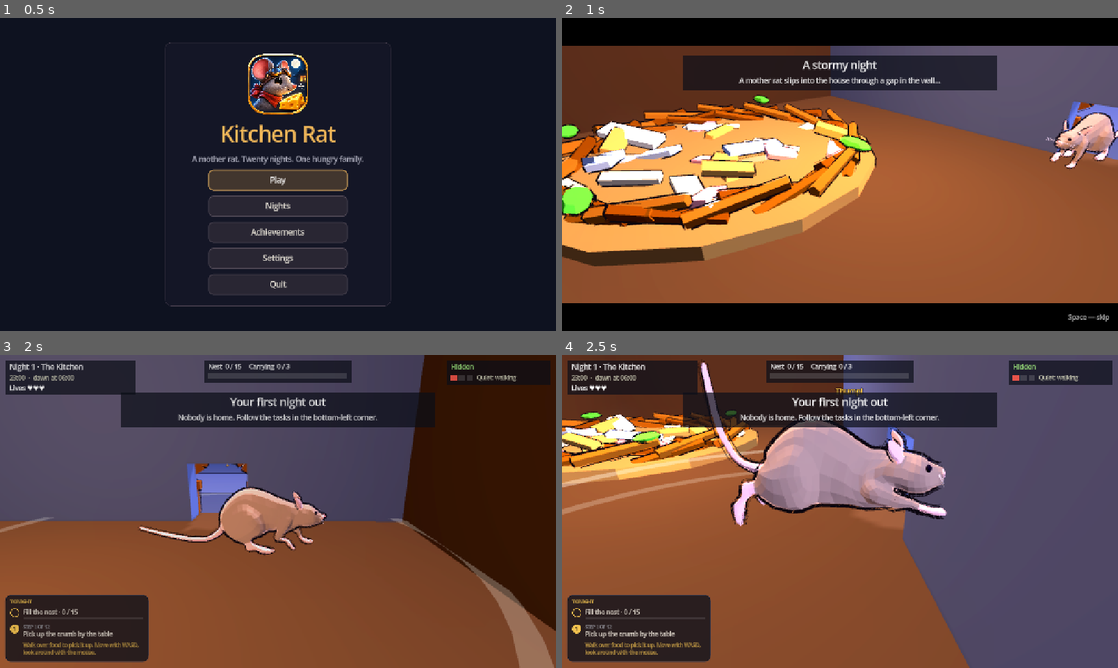
Above: before the commit, frames 1-4 (two rows, left to right).
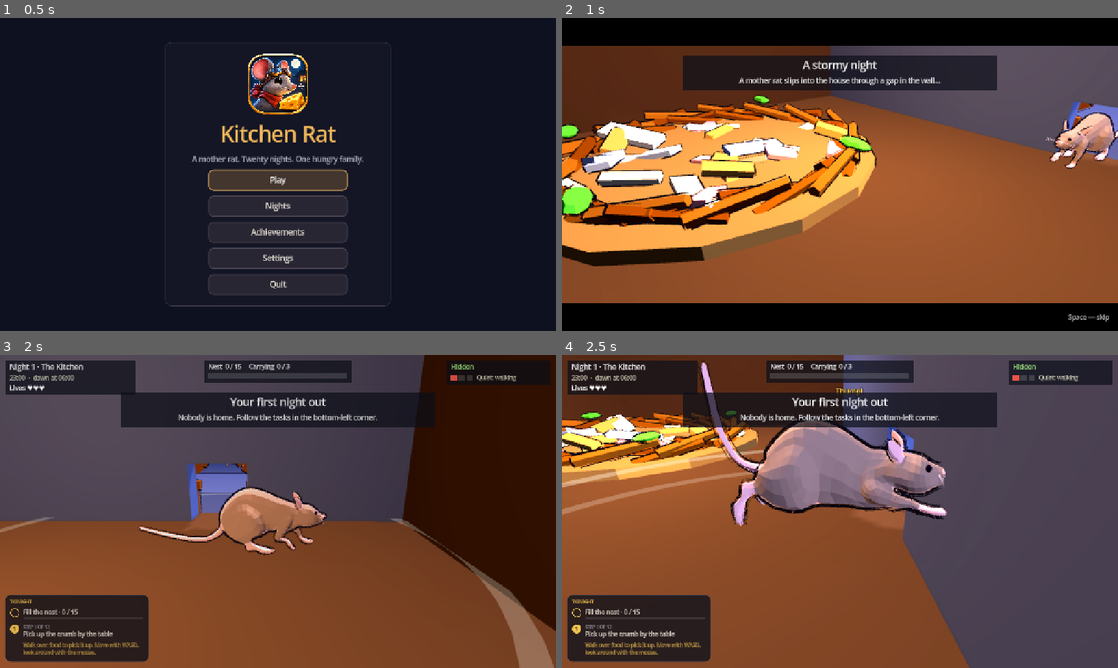
Above: after the commit, the same moments.

Repository: SergeyChere/kitchen-rat
Game: Godot game, scene res://scenes/main.tscn
The game is run twice, just before and just after one commit, with the same random seed, the same clock (stepped at 60 frames per second) and the same inputs.
Inputs (mouse positions are in pixels of both pictures, inside the frame that each line leads up to):
- Up to frame 1 (0.5 s): no input
- Up to frame 2 (1 s): click "Play" at 0.5 s
- Up to frame 3 (2 s): tap Enter (ui_accept) at 1.25 s; move the mouse to (400, 495) at 1.27 s; hold D (right) from 1.28 s (still down); hold F (push) from 1.28 s (still down); tap G (drop) at 1.35 s; click (400, 495) at 1.42 s; tap Space (jump) at 1.52 s
- Up to frame 4 (2.5 s): move the mouse to (812, 511) at 2.02 s; release D (right) at 2.03 s; release F (push) at 2.03 s; hold W (forward) from 2.03 s (still down); tap F (push) at 2.1 s; tap Space (jump) at 2.27 s; tap Shift (run) at 2.3 s

Frame 1 is identical in both runs. In frame 2, 3.9% of the frame differs, in the area x 0-100%, y 26-80%; in frame 3, 0.3%; in frame 4, 6.7%, in the area x 0-70%, y 2-55%.

Commit message:
Round 4: motivated light, ballistic climb, painted textures
Playtest: heartbeat perfect, but the room still had sourceless light, the
climb still floated and the surfaces still buzzed. Reference: It Takes Two.

Light: ambient fill cut ~40% and cooled to moon-bounce only; every night
JSON light gets a visible candle lantern at its own spot; a fake moon
shaft (two additive sheets from the window along the moons direction)
shows where the moonlight comes from, dimming with the clouds through
WindowSky; the generator also writes shaft.png, its alpha gradient.
Materials pick up a hand-dropped CC0 normal map (<name>_normal.png)
automatically - see DEMO_POLISH round 4 for the verified CC0 sets.

Climb: anticipation (a loaded crouch dip instead of the gathering creep),
a ballistic ease-out-cubic rise instead of smoothstep, snappier timing,
and a landing squash.

Textures (stylised pass): wood is visibly four planks (tone, seam, bevel,
nails), ceramic tiles get a pillow bevel, fabric weave is chunkier with
slub lines, stone speckle is blended, cardboard gets soft stains.

Tests: full local suite green; the juice spotted check no longer races
the deliberate caught slow-mo (cat starts 2.5 m away, still full chase).

Diff:
--- a/godot/scripts/level_builder.gd
+++ b/godot/scripts/level_builder.gd
@@ -306,8 +306,17 @@
 		var p := surface_props(tex_name)
 		m.roughness = float(p[0])
 		m.metallic = float(p[1])
+		_add_normal(m, tex_name)
 		return m
 	return mat(color)
+
+
+## A hand-dropped <name>_normal.png (e.g. the normal map from a CC0 PBR set) is picked up
+## automatically next to the procedural <name>.png — see docs/DEMO_POLISH.md round 4.
+static func _add_normal(m: StandardMaterial3D, tex_name: String) -> void:
+	if ResourceLoader.exists("res://assets/textures/" + tex_name + "_normal.png"):
+		m.normal_enabled = true
+		m.normal_texture = load("res://assets/textures/" + tex_name + "_normal.png") as Texture2D
 
 
 ## Give a placed model a real surface (demo polish, plan point 2): the generated texture laid over its
@@ -332,6 +341,7 @@
 			var p := surface_props(tex_name)
 			t.roughness = float(p[0])
 			t.metallic = float(p[1])
+			_add_normal(t, tex_name)
 			m.set_surface_override_material(i, t)
 
 
@@ -420,7 +430,7 @@
 	env.background_color = hex(pal.get("fog", 0x0e1220))
 	env.ambient_light_source = Environment.AMBIENT_SOURCE_COLOR
 	# soft and fairly bright, like the prototype (its hemisphere light 0x7d8fc4 × 0.75, no tone mapping)
-	env.ambient_light_color = Color(0.55, 0.57, 0.74) * 0.7 * float(pal.get("hemi", 0.8)) / 0.8  # less, so the light/shadow steps show
+	env.ambient_light_color = Color(0.5, 0.56, 0.8) * 0.42 * float(pal.get("hemi", 0.8)) / 0.8  # round 4: far less sourceless fill — the motivated sources (moon, strips, lamps) carry the room; this is only their bounce
 	env.ambient_light_energy = 1.0
 	env.fog_enabled = true
 	env.fog_light_color = hex(pal.get("fog", 0x0e1220))
@@ -459,6 +469,30 @@
 		root.add_child(pl)
 		pl.global_position = W(float(l.x), float(l.y), float(l.get("h", 60)))
 		g.flickers.append([pl, pl.light_energy, "steady"])
+		# round 4: every light gets a visible source — a little candle lantern at the light's own
+		# spot (dark base, warm glowing core), so no light in the room comes from nowhere
+		var base := MeshInstance3D.new()
+		base.name = "Candle base"
+		var bm := CylinderMesh.new()
+		bm.top_radius = 0.035
+		bm.bottom_radius = 0.05
+		bm.height = 0.025
+		base.mesh = bm
+		base.material_override = mat(hex(0x2a2320))
+		root.add_child(base)
+		base.global_position = W(float(l.x), float(l.y), float(l.get("h", 60)) - 7.0)
+		var flame := MeshInstance3D.new()
+		flame.name = "Candle glow"
+		var fm := SphereMesh.new()
+		fm.radius = 0.028
+		fm.height = 0.056
+		flame.mesh = fm
+		var fmat := StandardMaterial3D.new()
+		fmat.shading_mode = BaseMaterial3D.SHADING_MODE_UNSHADED
+		fmat.albedo_color = hex(l.get("c", 0xffa860))
+		flame.material_override = fmat
+		root.add_child(flame)
+		flame.global_position = W(float(l.x), float(l.y), float(l.get("h", 60)) - 2.0)
 
 	var room := OmniLight3D.new()  # the ceiling light: off at night, the owner switches it on
 	room.name = "Ceiling light"
@@ -474,6 +508,21 @@
 
 static func _section(p: float) -> int:
 	return clampi(floori(p / 120.0), 0, 7)
+
+
+## One sheet of the fake moon shaft (see _walls): a single quad, no shadow, additive.
+func _add_shaft_quad(verts: Array, uvs: Array, mat: Material) -> void:
+	var st := SurfaceTool.new()
+	st.begin(Mesh.PRIMITIVE_TRIANGLES)
+	st.set_material(mat)
+	for i in [0, 1, 2, 0, 2, 3]:
+		st.set_uv(uvs[i])
+		st.add_vertex(verts[i])
+	var mi := MeshInstance3D.new()
+	mi.name = "Moon shaft"
+	mi.mesh = st.commit()
+	mi.cast_shadow = GeometryInstance3D.SHADOW_CASTING_SETTING_OFF
+	root.add_child(mi)
 
 
 func _room() -> void:
@@ -544,13 +593,44 @@
 	for p in [Vector2(-5, -5), Vector2(965, -5), Vector2(-5, 605), Vector2(965, 605)]:
 		box("Corner", W(p.x, p.y, 125), Vector3(0.1, 2.5, 0.1), trim, walls)
 	if float(win.get("w", 0)) > 0.0:
+		# round 4: a fake light shaft — two translucent sheets from the window along the moon's
+		# own direction, so the moonlight visibly COMES from the window instead of just being
+		# there. The sky dims them together with the moonlight (it gets the materials below).
+		var shaft_mats: Array = []
+		var sdir := Basis.from_euler(Vector3(deg_to_rad(-38.0), deg_to_rad(165.0), 0.0)) * Vector3(0, 0, -1)
+		var wcx := W(float(win.x) + float(win.w) / 2.0, 0).x
+		var ww := float(win.w) / 100.0
+		var smat := StandardMaterial3D.new()
+		smat.shading_mode = BaseMaterial3D.SHADING_MODE_UNSHADED
+		smat.blend_mode = BaseMaterial3D.BLEND_MODE_ADD
+		smat.transparency = BaseMaterial3D.TRANSPARENCY_ALPHA
+		smat.cull_mode = BaseMaterial3D.CULL_DISABLED
+		smat.depth_draw_mode = BaseMaterial3D.DEPTH_DRAW_DISABLED
+		smat.render_priority = 1
+		if ResourceLoader.exists("res://assets/textures/shaft.png"):
+			smat.albedo_texture = load("res://assets/textures/shaft.png")
+			smat.albedo_color = Color(0.5, 0.62, 1.0, 0.5)
+		else:
+			smat.albedo_color = Color(0.5, 0.62, 1.0, 0.13)
+		shaft_mats.append(smat)
+		var top := 2.18
+		var bot := 1.12
+		var z0 := -2.98
+		var a := Vector3(wcx - ww / 2.0, top, z0)
+		var b := Vector3(wcx + ww / 2.0, top, z0)
+		_add_shaft_quad([a, b, b + sdir * (top / -sdir.y), a + sdir * (top / -sdir.y)],
+			[Vector2(0, 0), Vector2(1, 0), Vector2(1, 1), Vector2(0, 1)], smat)
+		var c := Vector3(wcx, top, z0)
+		var d := Vector3(wcx, bot, z0)
+		_add_shaft_quad([c, d, d + sdir * (bot / -sdir.y), c + sdir * (top / -sdir.y)],
+			[Vector2(0.5, 0), Vector2(0.5, 0.3), Vector2(0.5, 1), Vector2(0.5, 0.7)], smat)
 		# round 3: a living sky outside the window — the moon, clouds drifting past it, branches
 		# swaying (window_sky.gd). The clouds also dim the moonlight itself, via Game.moon_cloud.
 		var sky := WindowSky.new()
 		sky.name = "Window sky"
 		root.add_child(sky)
 		sky.global_position = Vector3(W(float(win.x) + float(win.w) / 2.0, 0).x, 0.0, -3.02)
-		sky.build_sky(g, hash(str(night.get("id", "night"))))
+		sky.build_sky(g, hash(str(night.get("id", "night"))), shaft_mats)
 
 	var lamp := str(night.get("lamp", ""))
 	var shade := spawn("rooms/chandelier" if lamp == "chandelier" else ("rooms/lamp_bulb" if lamp == "bulb" else "rooms/lamp_shade"), W(480, 300), 0.0, decor)
--- a/godot/scripts/rat.gd
+++ b/godot/scripts/rat.gd
@@ -820,7 +820,7 @@
 	_dur = clampf(0.3 + _from.distance_to(_to) * 0.35, 0.35, 0.8)
 	if up:
 		_climb_edge = _edge
-		_dur = clampf(0.42 + (_to.y - _from.y) * 0.5, 0.5, 0.8)  # round 3: brisker — a scramble, not a lift ride
+		_dur = clampf(0.36 + (_to.y - _from.y) * 0.4, 0.42, 0.66)  # round 4: snappier still — a spring, not a ride
 	var flat := Vector3(_to.x - _from.x, 0, _to.z - _from.z)
 	if flat.length() > 0.01:
 		rotation.y = Nights.yaw_to(flat)
@@ -863,6 +863,8 @@
 	if model:
 		model.rotation.x = 0.0
 	velocity = Vector3(0, -0.5, 0)
+	if _kind == "up" or _kind == "grab":
+		_pop(Vector3(1.12, 0.78, 1.08))  # round 4: landing squash after a climb — weight, not a glide-stop
 	var drop := _from.y - _to.y
 	_land_t = clampf(0.12 + drop * 0.35, 0.12, 0.5) if _kind == "down" else 0.1
 	add_noise(0.35 if _kind == "down" else 0.12)
@@ -881,24 +883,25 @@
 	var base := _from + dirv * maxf(0.0, edge_d - 0.13)  # snout at the edge, hind paws under it
 	var dy := _to.y - _from.y
 	var reach := minf(dy, 0.13)  # how far up she stretches before the hop
-	if t < 0.35:  # run in and rear up
-		var k := t / 0.35
+	if t < 0.30:  # run in and rear up
+		var k := t / 0.30
 		var q := _from.lerp(base, smoothstep(0.0, 1.0, k))
 		q.y = _from.y + reach * 0.4 * smoothstep(0.5, 1.0, k)
 		return q
-	if t < 0.55:  # paws on the edge, gathering
+	if t < 0.42:  # paws on the edge: a loaded crouch, not a pause — she dips, then springs
+		var k2 := (t - 0.30) / 0.12
 		var q := base
-		q.y = _from.y + reach * (0.4 + 0.6 * (t - 0.35) / 0.2)
+		q.y = _from.y + reach * (0.4 + 0.6 * k2) - 0.028 * sin(k2 * PI)
 		return q
-	var k := (t - 0.55) / 0.45  # the scramble: up the face first, then over the edge
-	# Round 3: she used to glide diagonally up like on a lift ("she takes off", said the playtest).
-	# Now the horizontal move waits until she is up the face: hind legs push her UP along the side,
-	# front paws over the edge, and only then does she pull herself over — with a small overshoot
-	# at the top and a settle as the hindquarters land.
-	var q := base.lerp(_to, smoothstep(0.45, 1.0, k))
-	var rise := smoothstep(0.0, 0.55, k)
+	var k := (t - 0.42) / 0.58  # the push: up the face first, then over the edge
+	# Round 3 split the diagonal glide into up-then-over; round 4 makes the rise itself ballistic:
+	# an ease-out cubic is fast off the push and soft at the top, the shape gravity gives a real
+	# scramble — smoothstep's slow start was what still read as floating.
+	var q := base.lerp(_to, smoothstep(0.32, 1.0, k))
+	var kr := clampf(k / 0.55, 0.0, 1.0)
+	var rise := 1.0 - pow(1.0 - kr, 3.0)
 	var settle := smoothstep(0.55, 1.0, k)
-	q.y = _from.y + reach + (dy - reach) * rise + 0.035 * rise * (1.0 - settle)
+	q.y = _from.y + reach + (dy - reach) * rise + 0.03 * rise * (1.0 - settle)
 	return q
 
 
@@ -1027,16 +1030,16 @@
 
 
 func _climb_tilt(t: float) -> float:
-	if t < 0.35:
-		return 70.0 * smoothstep(0.4, 1.0, t / 0.35)
-	if t < 0.55:
-		return 70.0
-	var k := (t - 0.55) / 0.45
-	if k < 0.5:  # scrambling up the face: nose still up against it, easing off a little
-		return 70.0 - 10.0 * smoothstep(0.0, 0.5, k)
-	if k < 0.85:  # over the edge: the body rolls forward as the hindquarters come up
-		return lerpf(60.0, -18.0, smoothstep(0.5, 0.85, k))
-	return lerpf(-18.0, 0.0, smoothstep(0.85, 1.0, k))
+	if t < 0.30:
+		return 70.0 * smoothstep(0.4, 1.0, t / 0.30)
+	if t < 0.42:  # loading the push: leans in a touch further as she crouches
+		return 70.0 + 6.0 * sin((t - 0.30) / 0.12 * PI * 0.5)
+	var k := (t - 0.42) / 0.58
+	if k < 0.4:  # up the face: still nose-up, easing off
+		return 76.0 - 16.0 * smoothstep(0.0, 0.4, k)
+	if k < 0.8:  # over the edge: the body rolls forward as the hindquarters come up
+		return lerpf(60.0, -20.0, smoothstep(0.4, 0.8, k))
+	return lerpf(-20.0, 0.0, smoothstep(0.8, 1.0, k))
 
 
 # ---------- animation ----------
--- a/godot/scripts/tester.gd
+++ b/godot/scripts/tester.gd
@@ -977,7 +977,10 @@
 	# danger: chase -> slow motion, heartbeat, red edge
 	if g.cat and g.cat.has_method("wake_up"):
 		g.cat.visible = true
-		g.cat.global_position = r.global_position + Vector3(0.8, 0, 0)
+		# 2.5 m, not 0.8: at 0.8 the cat REACHES her inside the 0.6 s window on a fast
+		# machine and the (deliberate) caught slow-mo trips this check — a race, not a
+		# regression. 2.5 m keeps the full chase threat; she cannot be caught mid-check.
+		g.cat.global_position = r.global_position + Vector3(2.5, 0, 0)
 		g.cat.mode = CatAI.Mode.CHASE
 		await host.get_tree().process_frame
 		await host.get_tree().process_frame
--- a/godot/scripts/window_sky.gd
+++ b/godot/scripts/window_sky.gd
@@ -13,6 +13,7 @@
 var _moon_x := 0.9
 var _clouds: Array = []  # {node, speed, width}
 var _branches: Node3D
+var _shaft_mats: Array = []  # the moon shaft sheets inside the room: they fade with the moon
 
 
 func _unshaded(c: Color) -> StandardMaterial3D:
@@ -35,8 +36,9 @@
 	return mi
 
 
-func build_sky(game: Game, seed_value: int) -> void:
+func build_sky(game: Game, seed_value: int, shaft_mats: Array = []) -> void:
 	_game = game
+	_shaft_mats = shaft_mats
 	var rng := RandomNumberGenerator.new()
 	rng.seed = seed_value
 	# the moon and its halo
@@ -102,6 +104,8 @@
 		var f := _game.moon_cloud
 		_moon_mat.albedo_color = Color(lerpf(0.32, 0.93, f), lerpf(0.36, 0.96, f), lerpf(0.44, 1.0, f))
 		_halo_mat.albedo_color = Color(0.55, 0.65, 1.0, 0.16 * f)
+		for sm in _shaft_mats:
+			(sm as StandardMaterial3D).albedo_color.a = 0.5 * f
 	if _branches:
 		_branches.rotation.z = 0.035 * sin(_t * 0.6) + 0.015 * sin(_t * 1.63 + 1.7)
 		_branches.rotation.x = 0.012 * sin(_t * 0.83 + 0.4)
Not shown, changed: docs/DEMO_POLISH.md
